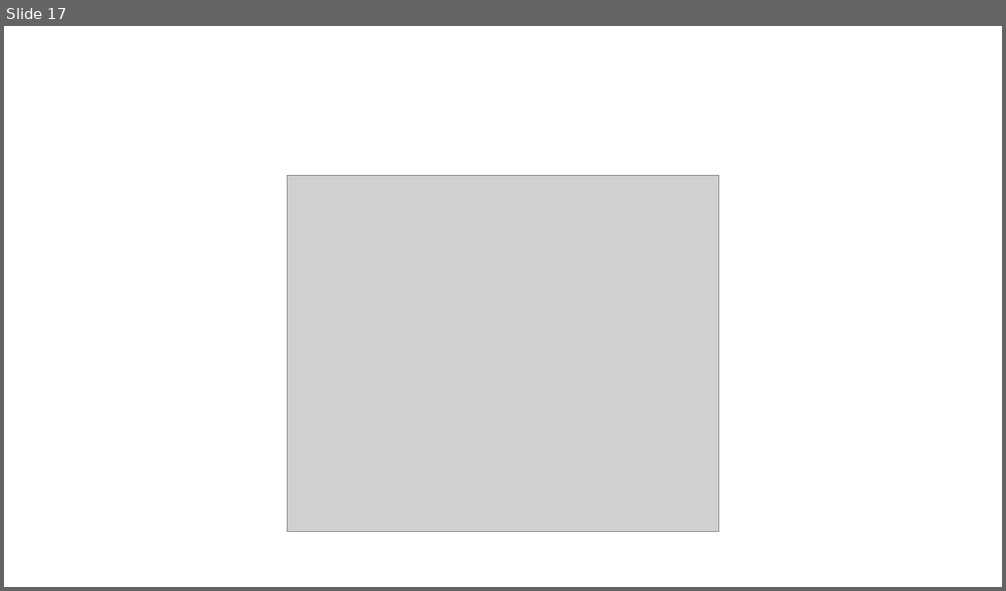
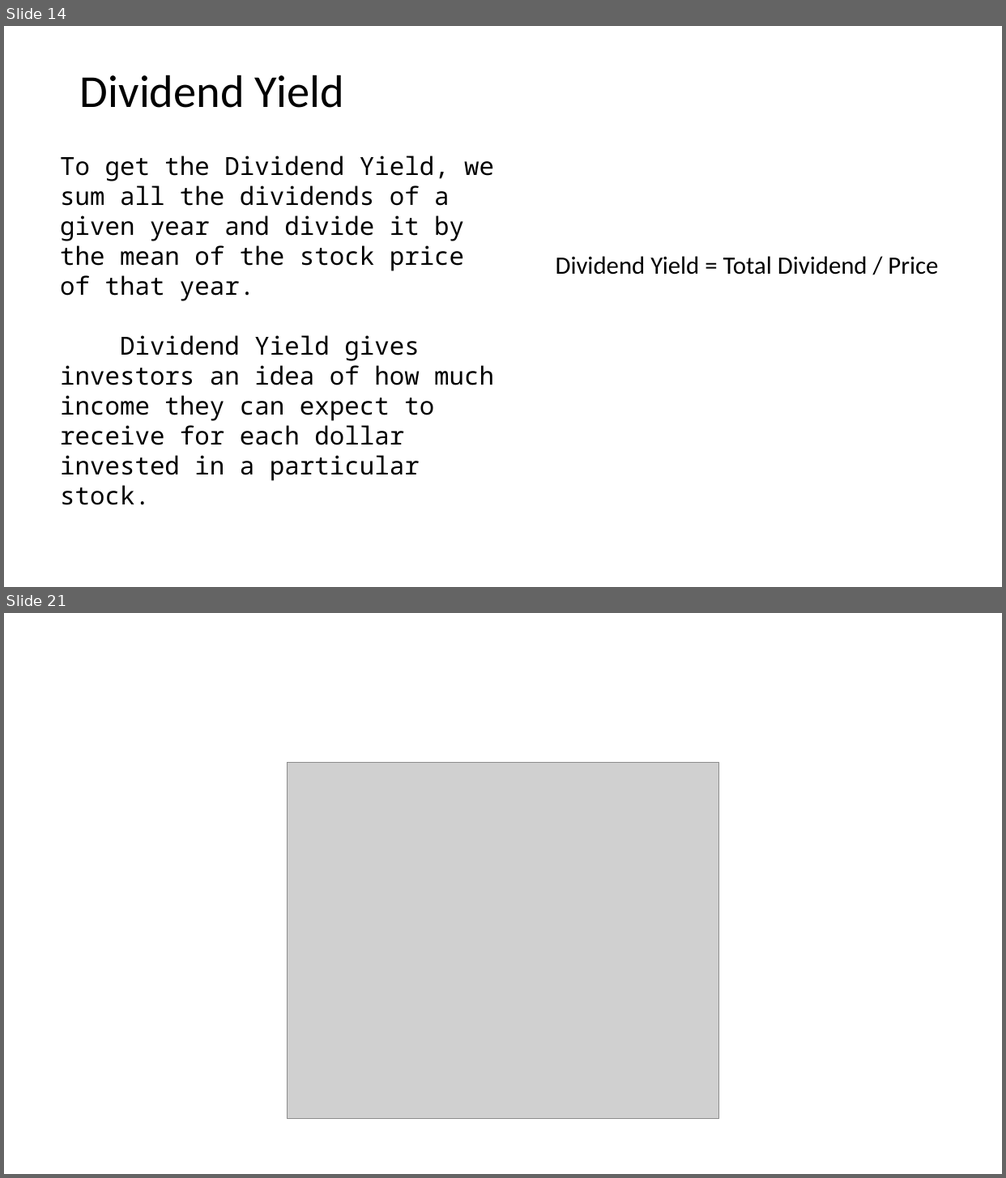
Before and after one commit to mssubaiti/Project1_Group1, a slide deck: presentation.pptx. Shown one above the other, each under a label of ours: slide 17 before the commit, slides 14 and 21 after it; the slides between them are not shown. The pictures are 1006x591 and 1006x1178 pixels, drawn with LibreOffice and Linux fonts; fonts in the diff are those of the drawing; grey boxes stand for pictures. Boxes give left, top, right and bottom in pixels: in the first picture for what was removed or moved away, otherwise in the second. Text is boxed around its words. In the diff, an @@ line names an element or a change of style, - is before the commit and + after.

```diff
--- a/presentation.pptx
+++ b/presentation.pptx
@@ slide 14 added at [4, 26, 1002, 587], background #FFFFFF @@
@@ title added at [80, 75, 344, 108], 44 pt, text #000000 @@
+Dividend Yield
@@ text added at [60, 156, 494, 481], 24 pt, text #000000 @@
+To get the Dividend Yield, we sum all the dividends of a given year and divide it by the mean of the stock price of that year.
+Dividend Yield gives investors an idea of how much income they can expect to receive for each dollar invested in a particular stock.
@@ text added at [556, 256, 938, 275], 24 pt, text #000000 @@
+Dividend Yield = Total Dividend / Price
@@ what was slide 17 is now slide 21 @@
```
Also in this commit, not shown: 6 slides changed, 12 other slides added, 9 slides removed, 6 other files.
